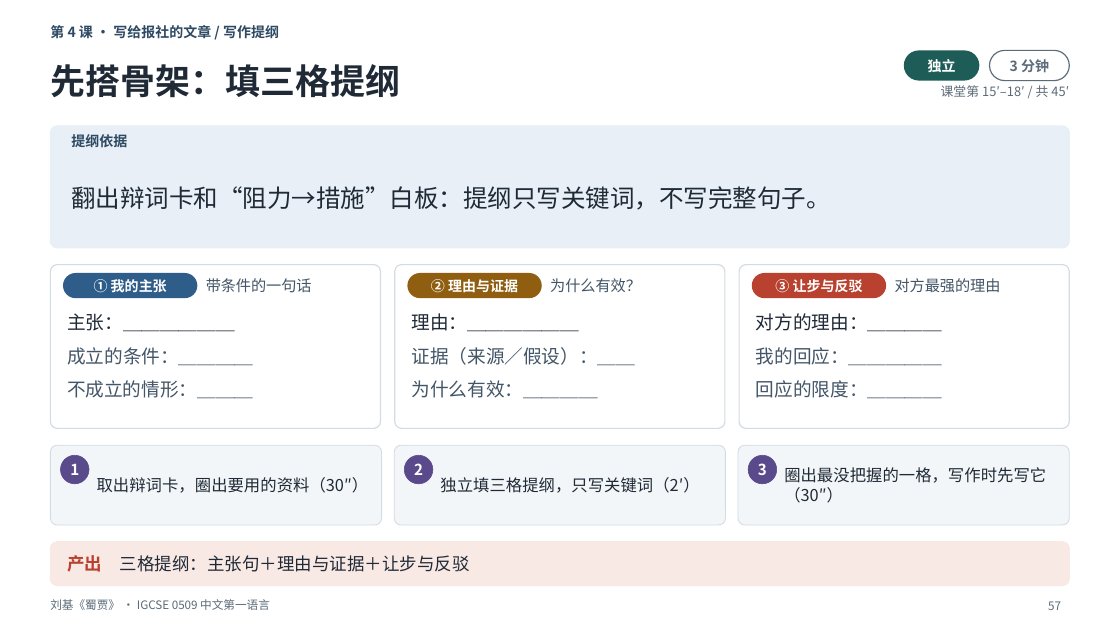
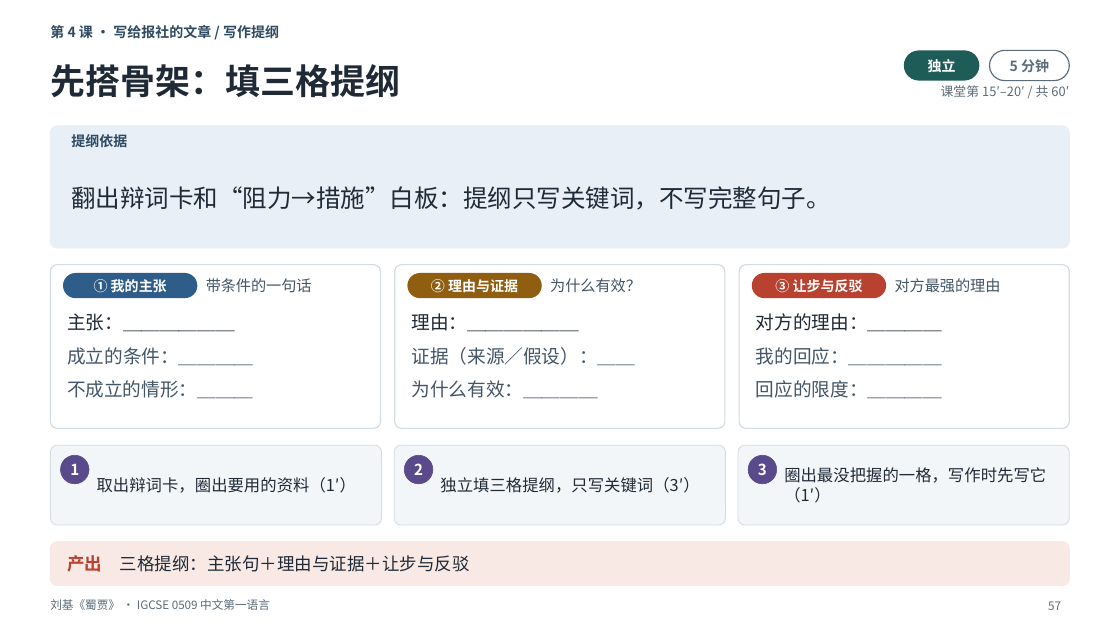
Before and after one commit to darcyduan2026/igcse-0509, a slide deck: slide 57 of LTP + Lesson slides/3.4 文言_刘基《蜀贾》_3课时/0509_3.4_文言_刘基《蜀贾》_4课时_课堂课件_v3.1_重做版.pptx. Drawn at 1120x630 pixels with LibreOffice and Linux fonts; fonts in the diff are those of the drawing. Boxes give left, top, right and bottom in pixels: in the first picture for what was removed or moved away, otherwise in the second. Text is boxed around its words. In the diff, an @@ line names an element or a change of style, - is before the commit and + after.

```diff
--- a/LTP + Lesson slides/3.4 文言_刘基《蜀贾》_3课时/0509_3.4_文言_刘基《蜀贾》_4课时_课堂课件_v3.1_重做版.pptx
+++ b/LTP + Lesson slides/3.4 文言_刘基《蜀贾》_3课时/0509_3.4_文言_刘基《蜀贾》_4课时_课堂课件_v3.1_重做版.pptx
@@ text at bbox=[1010, 59, 1049, 73]: text changed @@
-3 分钟
+5 分钟
@@ text at bbox=[941, 85, 1069, 97]: text changed @@
-课堂第 15′–18′ / 共 45′
+课堂第 15′–20′ / 共 60′
@@ text at bbox=[97, 477, 356, 493]: text changed @@
-取出辩词卡，圈出要用的资料（30″）
+取出辩词卡，圈出要用的资料（1′）
@@ text at bbox=[440, 477, 699, 493]: text changed @@
-独立填三格提纲，只写关键词（2′）
+独立填三格提纲，只写关键词（3′）
@@ text at bbox=[784, 467, 1046, 503]: text changed @@
-圈出最没把握的一格，写作时先写它（30″）
+圈出最没把握的一格，写作时先写它（1′）
```
Also in this commit, not shown: 55 other slides changed, 1 slide added, 2 other files.
